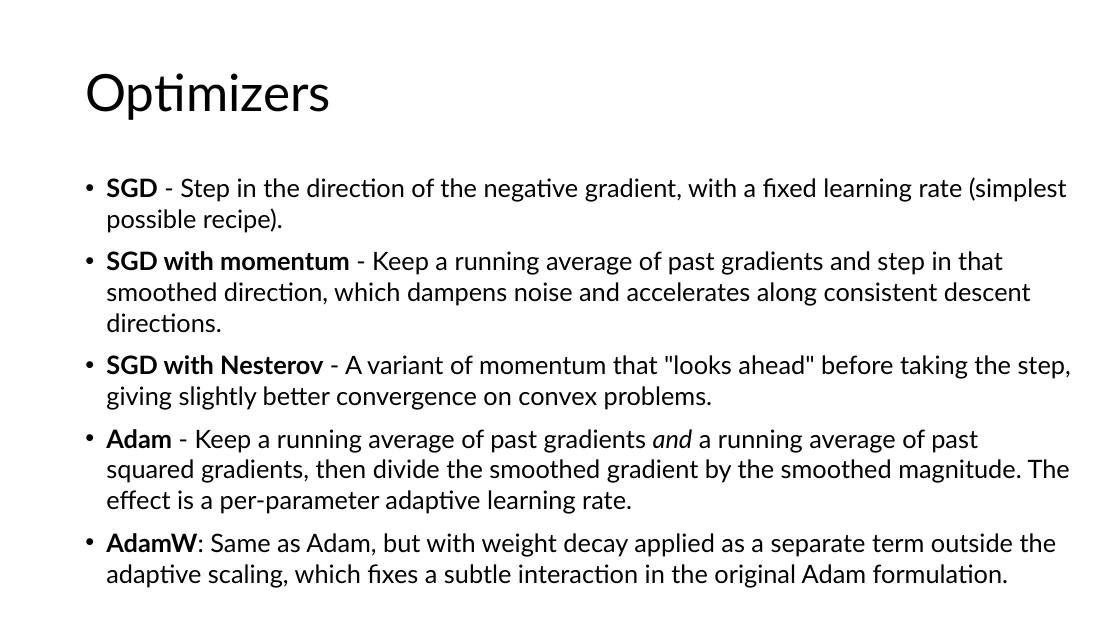
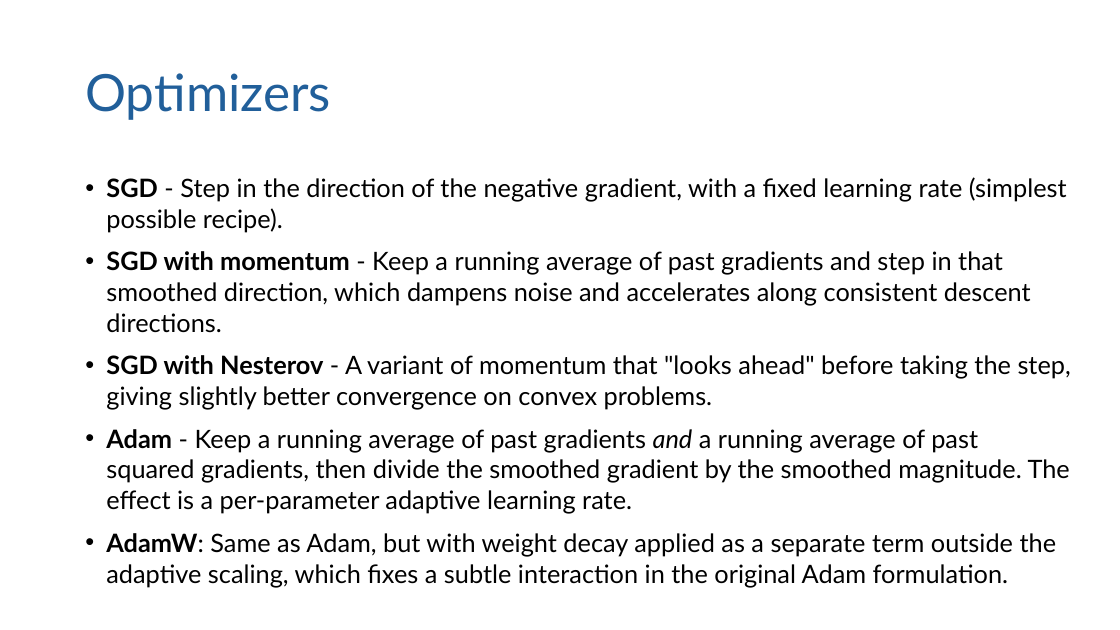
Before and after one commit to logus2k/co, a slide deck: slide 9 of documents/project_presentation.pptx (slide 5 before the commit). Drawn at 1120x630 pixels with LibreOffice and Linux fonts; fonts in the diff are those of the drawing; background and template pictures are left out. Boxes give left, top, right and bottom in pixels: in the first picture for what was removed or moved away, otherwise in the second. Text is boxed around its words. In the diff, an @@ line names an element or a change of style, - is before the commit and + after.

```diff
--- a/documents/project_presentation.pptx
+++ b/documents/project_presentation.pptx
@@ title "Optimizers" at <box>85,73,331,120</box>: text colour #000000 to #215F9A @@
```
Also in this commit, not shown: 3 other slides changed, 4 slides added.
